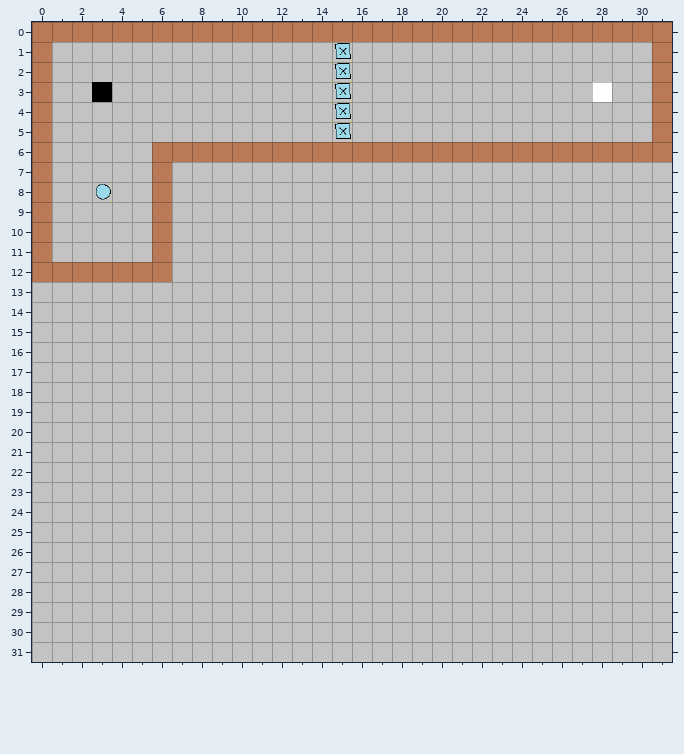
A Tiled map gets an edit: maps/03.tmx. The first picture shows the starting point.
Cells are 32x32 px. Shown: x 0..31, y 0..31.
Now the later version:
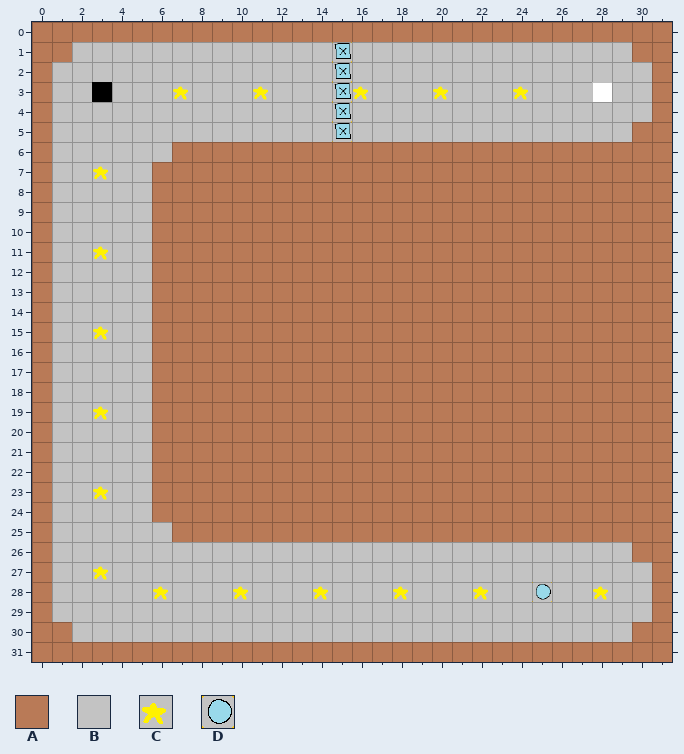
Key: from "tiles": A 0, B 1, C 4, D 6.
_ is an empty cell.
Tiles replaced or removed in this view: A, B, D.
The edit:
Changed rows in their new state; . is an unchanged cell.
Layer "03":
first column x 0:
 1 .A............................A.
 3 .......C...C....C...C...C.......
 5 ..............................A.
 6 ......B.........................
 7 ...C...AAAAAAAAAAAAAAAAAAAAAAAAA
 8 ...B...AAAAAAAAAAAAAAAAAAAAAAAAA
 9 .......AAAAAAAAAAAAAAAAAAAAAAAAA
10 .......AAAAAAAAAAAAAAAAAAAAAAAAA
11 ...C...AAAAAAAAAAAAAAAAAAAAAAAAA
12 .BBBBB.AAAAAAAAAAAAAAAAAAAAAAAAA
13 A.....AAAAAAAAAAAAAAAAAAAAAAAAAA
14 A.....AAAAAAAAAAAAAAAAAAAAAAAAAA
15 A..C..AAAAAAAAAAAAAAAAAAAAAAAAAA
16 A.....AAAAAAAAAAAAAAAAAAAAAAAAAA
17 A.....AAAAAAAAAAAAAAAAAAAAAAAAAA
18 A.....AAAAAAAAAAAAAAAAAAAAAAAAAA
19 A..C..AAAAAAAAAAAAAAAAAAAAAAAAAA
20 A.....AAAAAAAAAAAAAAAAAAAAAAAAAA
21 A.....AAAAAAAAAAAAAAAAAAAAAAAAAA
22 A.....AAAAAAAAAAAAAAAAAAAAAAAAAA
23 A..C..AAAAAAAAAAAAAAAAAAAAAAAAAA
24 A.....AAAAAAAAAAAAAAAAAAAAAAAAAA
25 A......AAAAAAAAAAAAAAAAAAAAAAAAA
26 A.............................AA
27 A..C...........................A
28 A.....C...C...C...C...C..D..C..A
29 A..............................A
30 AA............................AA
31 AAAAAAAAAAAAAAAAAAAAAAAAAAAAAAAA
